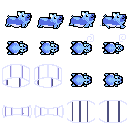
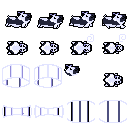
Revision of a layered w=128, h=128 image; what changed, layer by layer:
hid "Pasted Layer #4", moved it above "Pasted Layer #5", painted on it over 4, 12, 125, 122
showed "Pasted Layer #2", painted on it over 4, 12, 125, 122
